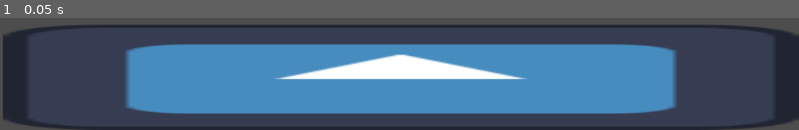
Above: before the commit, frame 1.
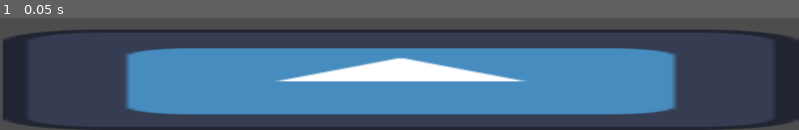
Above: after the commit, the same moment.

Repository: agreene5/GeorgiaDev-Winter-Jam-2024
Game: Godot game, scene res://main.tscn
Same seed, same stepped clock (60 frames per second), same inputs: the game is played once before the commit and once after it. The project has no main scene, so this scene is started directly. The engine's default icon, where the game draws it, is replaced by a stand-in: a white triangle on a blue panel in a dark square.
Inputs:
- Up to frame 1 (0.05 s): no input

The runs differ from the first frame. In frame 1, 11% of the frame differs, in the area x 0-100%, y 6-87%.

Commit message:
Test Webhook

Diff:
--- a/main.tscn
+++ b/main.tscn
@@ -3,7 +3,7 @@
 [ext_resource type="Texture2D" uid="uid://4004y76my86" path="res://icon.svg" id="1_x05ti"]
 
 [sub_resource type="RectangleShape2D" id="RectangleShape2D_k2t3w"]
-size = Vector2(1150, 148)
+size = Vector2(1150, 143)
 
 [node name="Node2D" type="Node2D"]
 
@@ -11,10 +11,10 @@
 position = Vector2(104, 560)
 
 [node name="Sprite2D" type="Sprite2D" parent="StaticBody2D"]
-position = Vector2(474, 12)
-scale = Vector2(8.96875, 1.1875)
+position = Vector2(474, 15.5)
+scale = Vector2(8.96875, 1.13281)
 texture = ExtResource("1_x05ti")
 
 [node name="CollisionShape2D" type="CollisionShape2D" parent="StaticBody2D"]
-position = Vector2(473, 14)
+position = Vector2(473, 16.5)
 shape = SubResource("RectangleShape2D_k2t3w")
